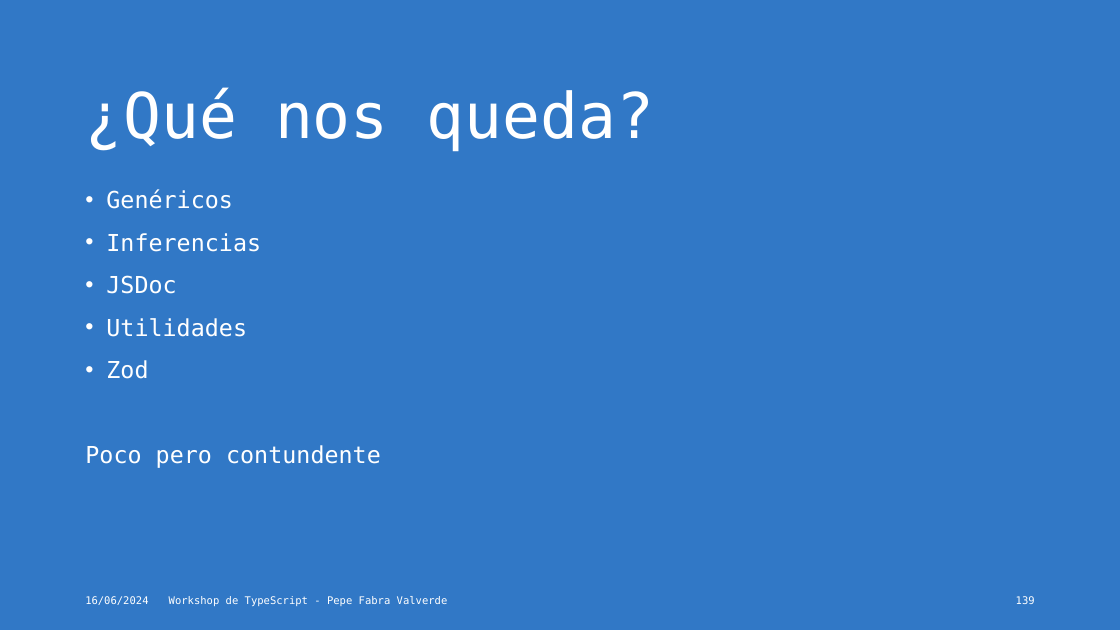
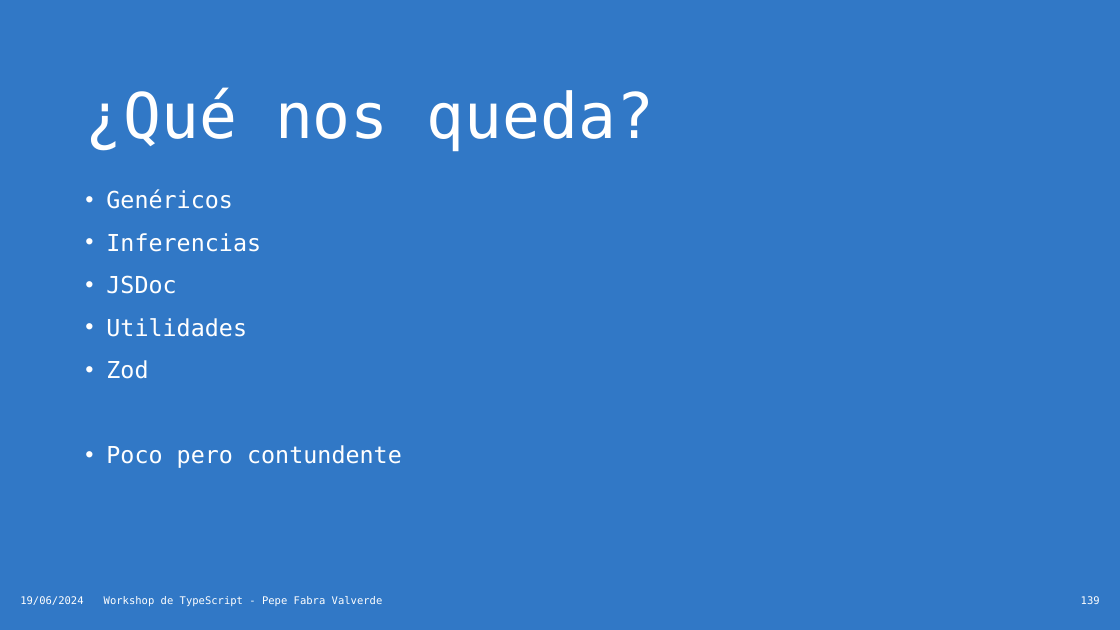
Before and after one commit to jofaval/talks-about, a slide deck: slide 139 of workshops/typescript/typescript-workshop.es.pptx. Drawn at 1120x630 pixels with LibreOffice and Linux fonts; fonts in the diff are those of the drawing. Boxes give left, top, right and bottom in pixels: in the first picture for what was removed or moved away, otherwise in the second. Text is boxed around its words. In the diff, an @@ line names an element or a change of style, - is before the commit and + after.

```diff
--- a/workshops/typescript/typescript-workshop.es.pptx
+++ b/workshops/typescript/typescript-workshop.es.pptx
@@ text at <box>106,445,402,468</box>: bullet none to • @@
@@ text at <box>20,596,83,605</box>: text changed @@
-16/06/2024
+19/06/2024
@@ text "Workshop de TypeScript - Pepe ...": place and size @@
-text "Workshop de TypeScript - Pepe ..." at <box>169,596,448,606</box>
+text "Workshop de TypeScript - Pepe ..." at <box>104,596,383,606</box>
@@ page number: place and size @@
-page number at <box>1016,596,1035,604</box>
+page number at <box>1081,596,1100,604</box>
```
Also in this commit, not shown: 188 other slides changed, 4 slides added, 2 other files.
